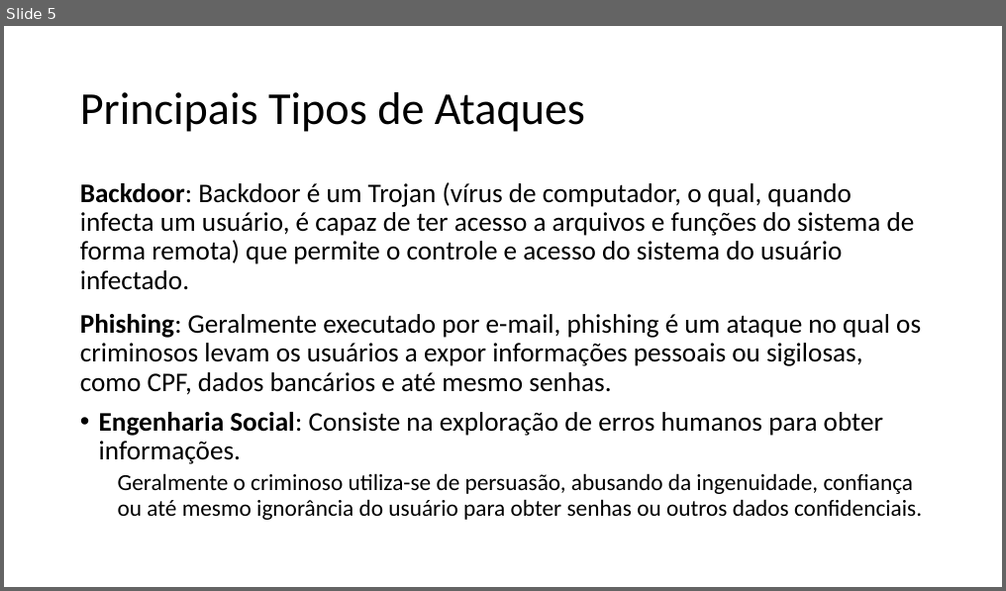
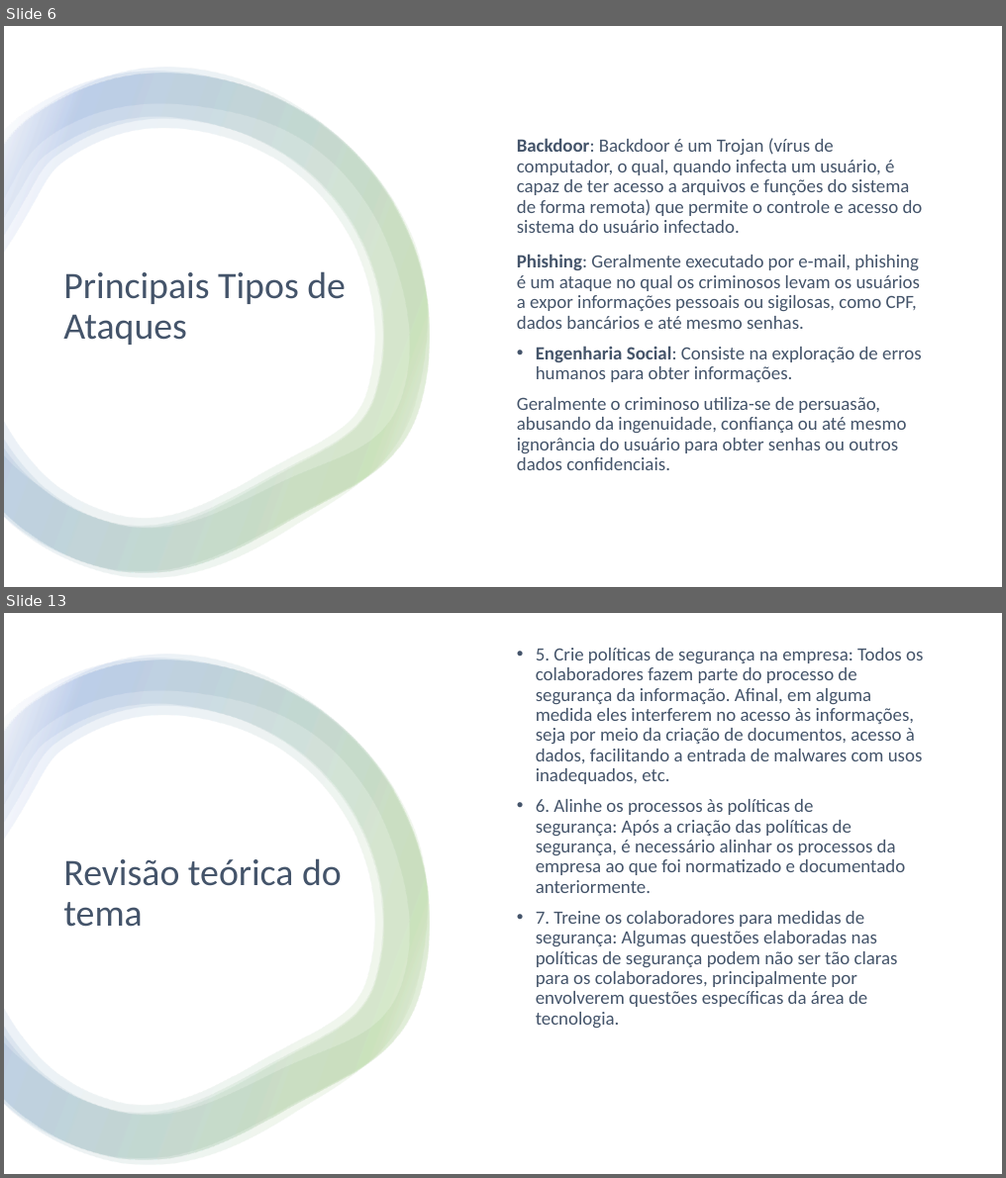
Before and after one commit to Material-IFSP/MPC-4, a slide deck: Apresentação.pptx. Shown one above the other, each under a label of ours: slide 5 before the commit, slides 6 and 13 after it; the slides between them are not shown. The pictures are 1006x591 and 1006x1178 pixels, drawn with LibreOffice and Linux fonts; fonts in the diff are those of the drawing. Boxes give left, top, right and bottom in pixels: in the first picture for what was removed or moved away, otherwise in the second. Text is boxed around its words. In the diff, an @@ line names an element or a change of style, - is before the commit and + after.

```diff
--- a/Apresentação.pptx
+++ b/Apresentação.pptx
@@ slide 13 added at bbox=[4, 613, 1002, 1174], background #FFFFFF @@
@@ rectangle added at bbox=[4, 613, 1002, 1174], fill #FFFFFF @@
@@ group added at bbox=[4, 655, 430, 1165]: 4 freeform shapes @@
@@ text added at bbox=[536, 667, 923, 1029], 18 pt, text #44546A @@
+• 5. Crie políticas de segurança na empresa: Todos os colaboradores fazem parte do processo de segurança da informação. Afinal, em alguma medida eles interferem no acesso às informações, seja por meio da criação de documentos, acesso à dados, facilitando a entrada de malwares com usos inadequados, etc.
+• 6. Alinhe os processos às políticas de segurança: Após a criação das políticas de segurança, é necessário alinhar os processos da empresa ao que foi normatizado e documentado anteriormente.
+• 7. Treine os colaboradores para medidas de segurança: Algumas questões elaboradas nas políticas de segurança podem não ser tão claras para os colaboradores, principalmente por envolverem questões específicas da área de tecnologia.
@@ title added at bbox=[63, 859, 342, 927], 36 pt, text #44546A @@
+Revisão teórica do tema
@@ what was slide 5 is now slide 6 @@
@@ slide 6 changed as well @@
@@ rectangle added at bbox=[4, 26, 1002, 587], fill #FFFFFF @@
@@ group added at bbox=[4, 68, 430, 578]: 4 freeform shapes @@
@@ text "Backdoor: Backdoor é um Trojan ...": place and size @@
-text "Backdoor: Backdoor é um Trojan ..." at bbox=[80, 182, 922, 520]
+text "Backdoor: Backdoor é um Trojan ..." at bbox=[517, 138, 923, 471]
@@ text "Backdoor: Backdoor é um Trojan ..." at bbox=[517, 138, 923, 471]: size 25.9 to 18 pt in "Backdoor: Backdoor é um Trojan (vírus de ..."; text colour #000000 to #44546A; size 22.2 to 18 pt in "Geralmente o criminoso utiliza-se de persuasão, abusando ..."; list level 2 to 1 in "Geralmente o criminoso utiliza-se de ..."; vertical alignment top to middle @@
@@ title "Principais Tipos de Ataques": place and size @@
-title "Principais Tipos de Ataques" at bbox=[80, 92, 585, 132]
+title "Principais Tipos de Ataques" at bbox=[63, 272, 346, 345]
@@ title "Principais Tipos de Ataques" at bbox=[63, 272, 346, 345]: size 44 to 36 pt, text colour #000000 to #44546A @@
```
Also in this commit, not shown: 5 other slides changed, 15 other slides added, 6 slides removed.
